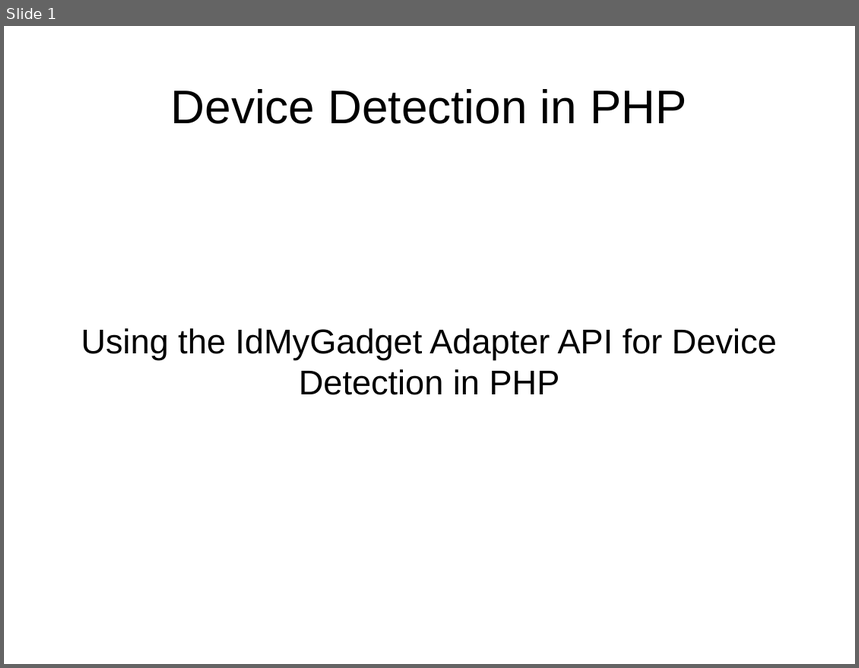
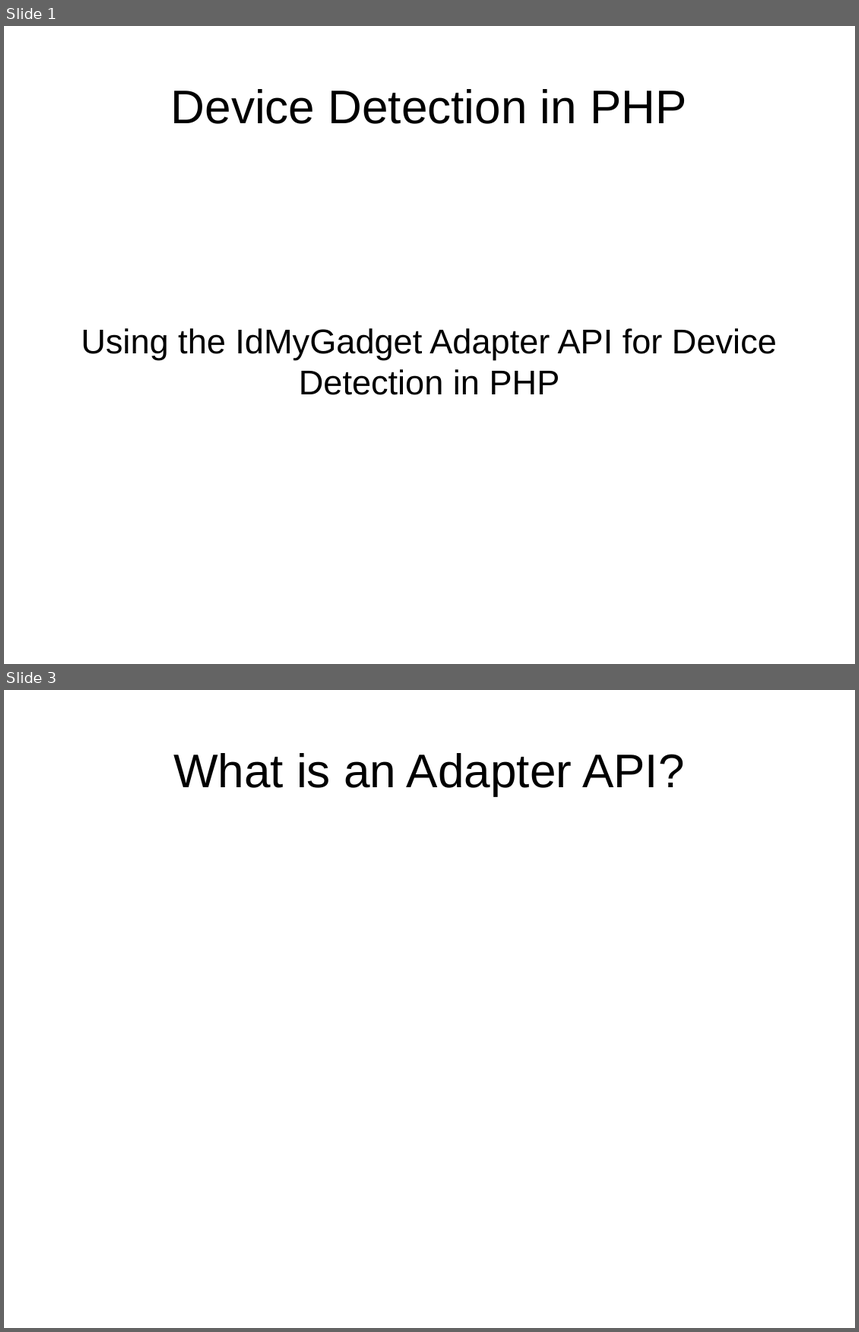
Before and after one commit to tomwhartung/jmws_accoutrements, a slide deck: presentations/2015_08-FRPUG/Device_Detection_PHP.odp. Shown one above the other, each under a label of ours: slide 1 before the commit, slides 1 and 3 after it; the slides between them are not shown. The pictures are 859x668 and 859x1332 pixels, drawn with LibreOffice and Linux fonts; fonts in the diff are those of the drawing. Boxes give left, top, right and bottom in pixels: in the first picture for what was removed or moved away, otherwise in the second. Text is boxed around its words. In the diff, an @@ line names an element or a change of style, - is before the commit and + after.

Commit message:
Added some slides, with titles only for now, to the presentations.

```diff
--- a/presentations/2015_08-FRPUG/Device_Detection_PHP.odp
+++ b/presentations/2015_08-FRPUG/Device_Detection_PHP.odp
@@ slide 3 added at [4, 690, 855, 1328], background #FFFFFF @@
@@ title added at [173, 753, 684, 796], 44 pt, text #000000 @@
+What is an Adapter API?
```
Also in this commit, not shown: 5 other slides added, 1 other file.
